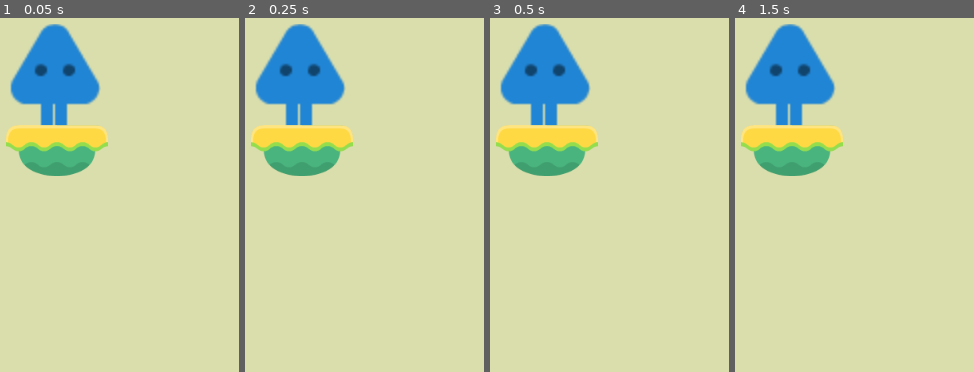
Above: before the commit, frames 1-4 (left to right).
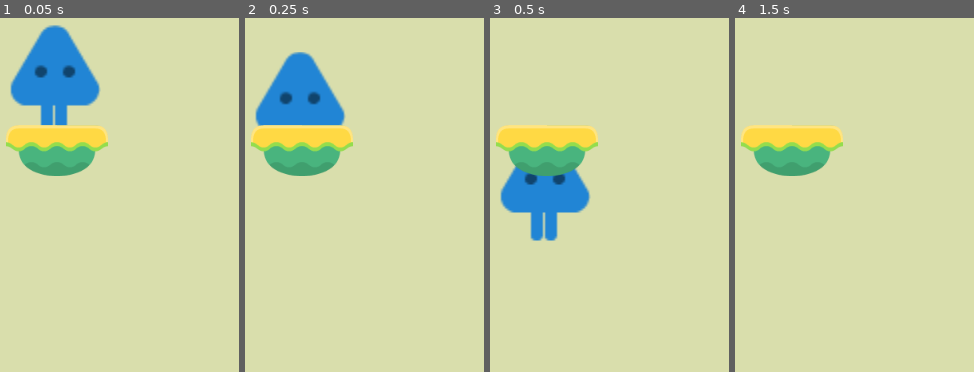
Above: after the commit, the same moments.

Repository: dmytromk/s3_lab1
Game: Godot game, scene res://scenes/world.tscn
Same seed, same stepped clock (60 frames per second), same inputs: the game is played once before the commit and once after it.
Inputs:
- Up to frame 1 (0.05 s): no input
- Up to frame 2 (0.25 s): no input
- Up to frame 3 (0.5 s): no input
- Up to frame 4 (1.5 s): hold D (move_right) from 0.53 s (still down); tap Enter at 1.25 s

The runs differ from the first frame. In frame 1, 0.9% of the frame differs, in the area x 4-42%, y 1-25%; in frame 2, 5.6%; in frame 3, 12%, in the area x 4-43%, y 1-63%; in frame 4, 6.7%.

Commit message:
fix: changed player speed, velocity, etc. to match the new resolution

Diff:
--- a/s3_lab3/scenes/player.gd
+++ b/s3_lab3/scenes/player.gd
@@ -1,14 +1,13 @@
 extends KinematicBody2D
 
-export var jump_impulse : float = 400
-export var gravity_impulse : float = 10
-export var speed : float = 3.0 * 60
+export var jump_impulse : float = 5.5 * 60
+export var gravity_impulse : float = 7.0 * 60
+export var speed : float = 2 * 60
 
 var score = 0 #also traveled y-distance
 
 var velocity = Vector2.ZERO
 
-onready var camera = get_node('../Camera2D')
 var game_over = false
 
 func _physics_process(delta):
@@ -24,7 +23,7 @@
 	velocity.x = lerp(velocity.x, 0, 0.2) #smoothes transition between "moving" and "stopping" (key is not pressed)
 
 	if is_on_floor():
-		velocity += (Vector2.UP * jump_impulse)
+		velocity.y = -jump_impulse
 
 	move_and_slide(velocity, Vector2.UP)
 
@@ -33,11 +32,3 @@
 		position.x = get_viewport_rect().size.x
 	elif position.x > get_viewport_rect().size.x:
 		position.x = 0
-
-	# score system
-	if position.y < score:
-		score = position.y
-		camera.position.y = position.y
-
-	if (-score) - (-position.y) > 0:
-		game_over = true
